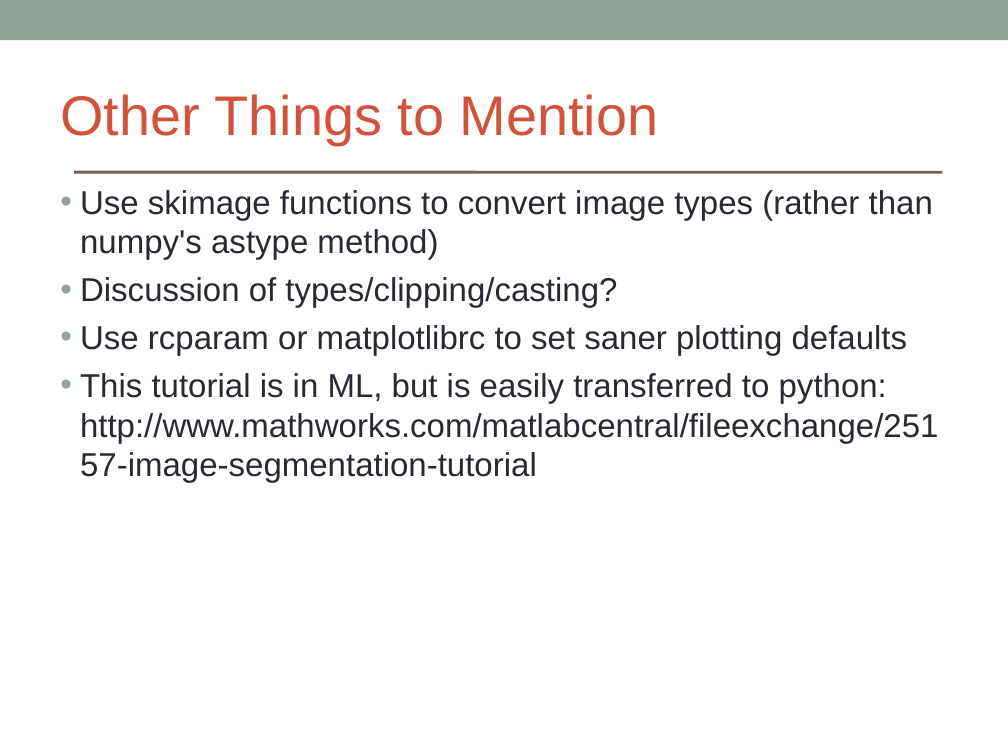
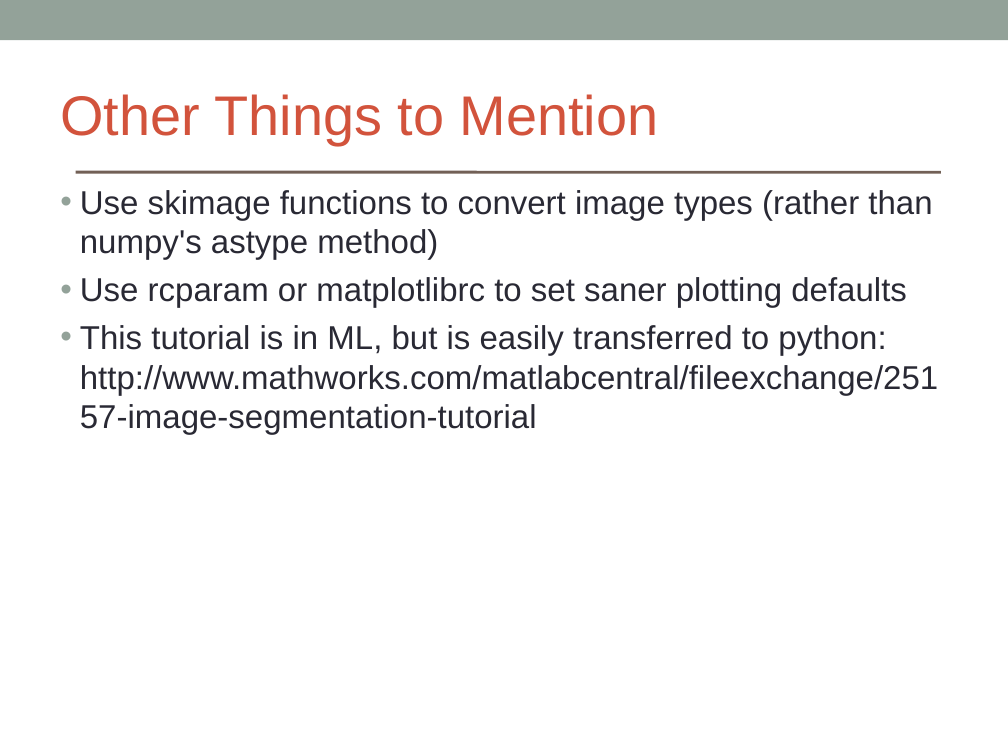
Before and after one commit to brikeats/Image-Analysis-in-Python, a slide deck: slide 19 of ImageAnalysisPython.ppt (slide 18 before the commit). Drawn at 1008x756 pixels with LibreOffice and Linux fonts; fonts in the diff are those of the drawing. Boxes give left, top, right and bottom in pixels: in the first picture for what was removed or moved away, otherwise in the second. Text is boxed around its words. In the diff, an @@ line names an element or a change of style, - is before the commit and + after.

```diff
--- a/ImageAnalysisPython.ppt
+++ b/ImageAnalysisPython.ppt
@@ text "Use skimage functions to convert ..." at (80, 190, 938, 435): indent changed @@
@@ text at (80, 277, 617, 308): paragraph removed @@
-• Discussion of types/clipping/casting?
```
Also in this commit, not shown: 15 other slides changed, 1 slide added.
